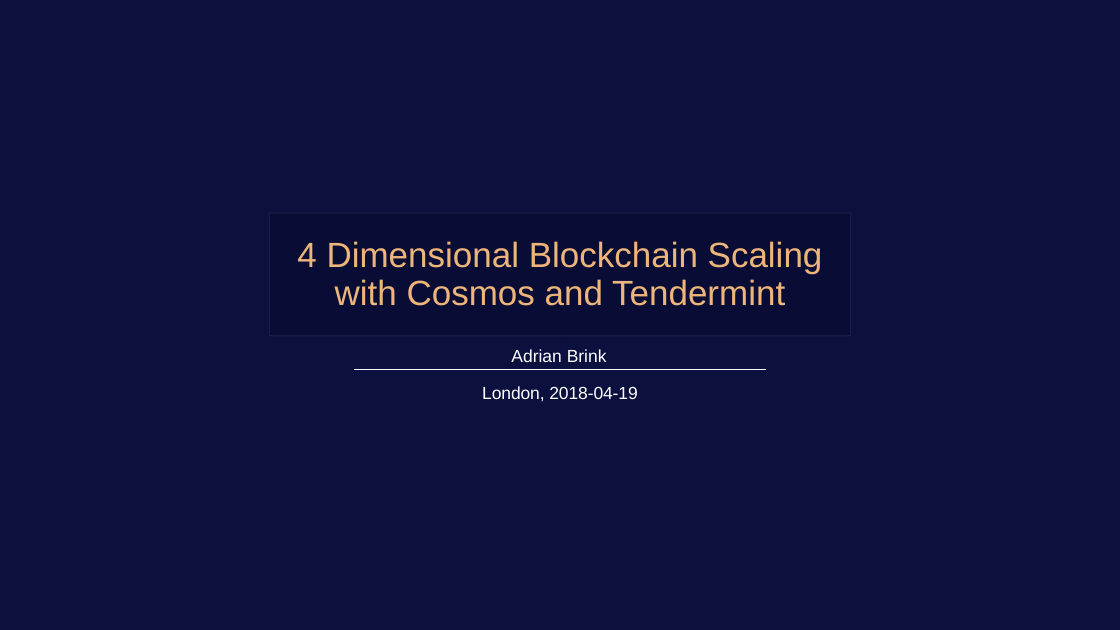
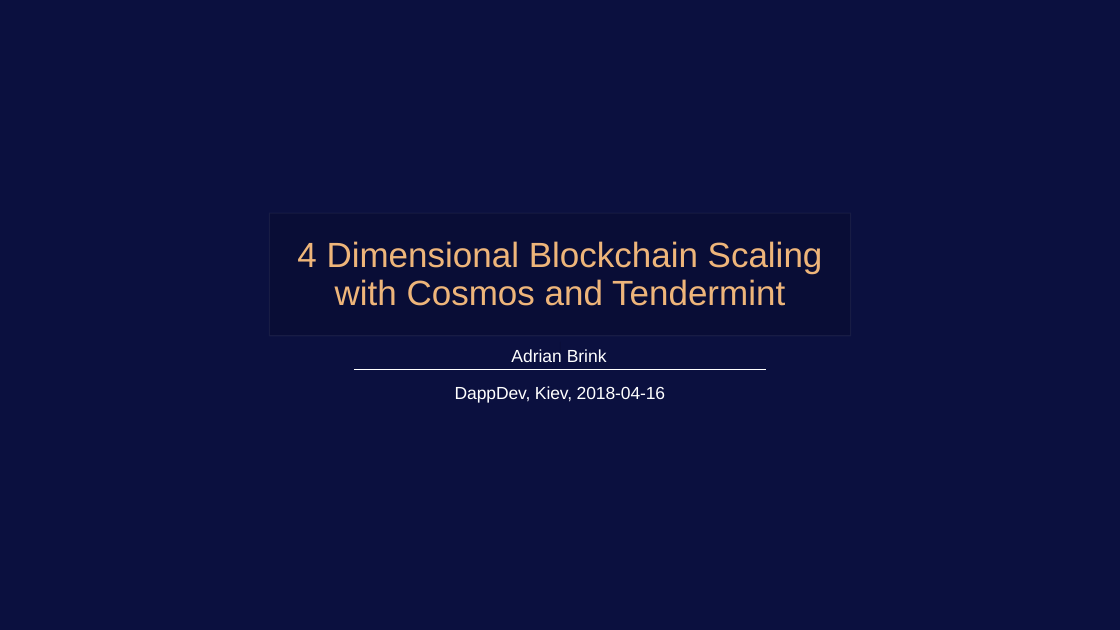
Before and after one commit to adrianbrink/research, a slide deck: slide 1 of talks/DappDev 2018/Four Dimensional Blockchain Scaling.pptx. Drawn at 1120x630 pixels with LibreOffice and Linux fonts; fonts in the diff are those of the drawing; background and template pictures are left out. Boxes give left, top, right and bottom in pixels: in the first picture for what was removed or moved away, otherwise in the second. Text is boxed around its words. In the diff, an @@ line names an element or a change of style, - is before the commit and + after.

```diff
--- a/talks/DappDev 2018/Four Dimensional Blockchain Scaling.pptx
+++ b/talks/DappDev 2018/Four Dimensional Blockchain Scaling.pptx
@@ text at (455,386,665,403): text changed @@
-London, 2018-04-19
+DappDev, Kiev, 2018-04-16
```
Also in this commit, not shown: 2 other slides changed, 2 slides removed, 2 other files.
